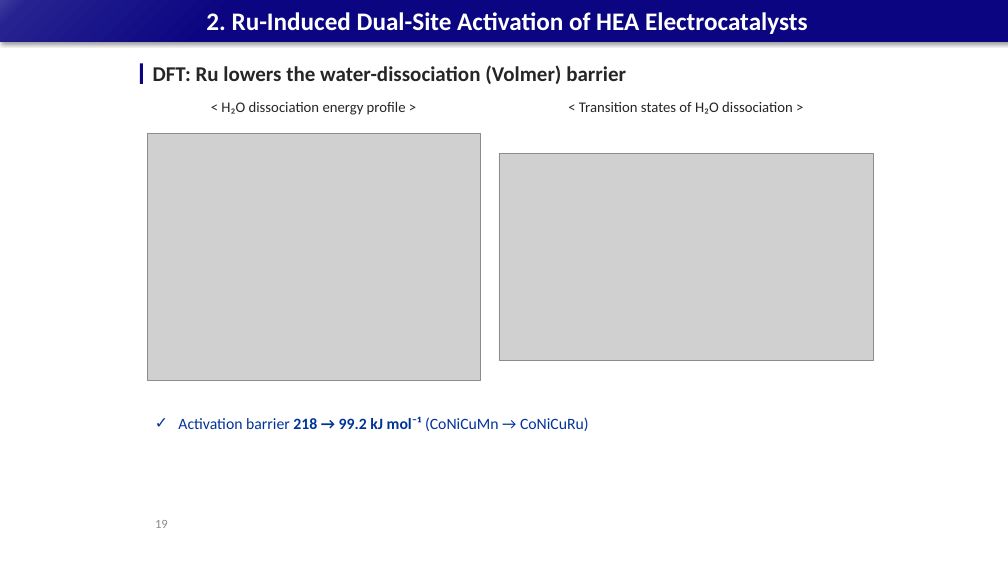
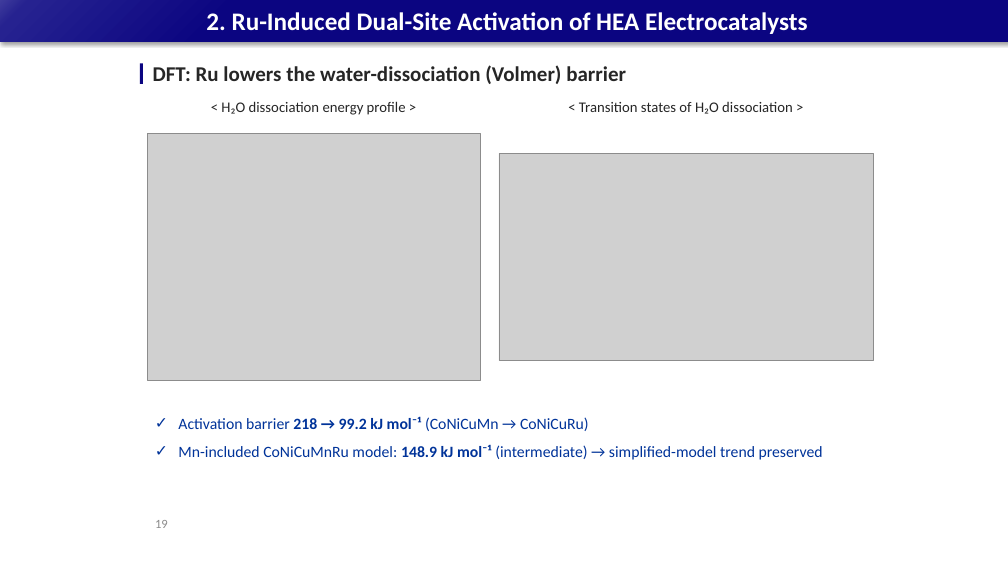
Before and after one commit to limsj0204/letter, a slide deck: slide 19 of 학위논문_디펜스_발표자료_5시료.pptx. Drawn at 1008x567 pixels with LibreOffice and Linux fonts; fonts in the diff are those of the drawing; grey boxes stand for pictures. Boxes give left, top, right and bottom in pixels: in the first picture for what was removed or moved away, otherwise in the second. Text is boxed around its words. In the diff, an @@ line names an element or a change of style, - is before the commit and + after.

```diff
--- a/학위논문_디펜스_발표자료_5시료.pptx
+++ b/학위논문_디펜스_발표자료_5시료.pptx
@@ text at (178, 445, 823, 460): paragraph added @@
+✓ Mn-included CoNiCuMnRu model: 148.9 kJ mol⁻¹ (intermediate) → simplified-model trend preserved
```
Also in this commit, not shown: 1 other file.
